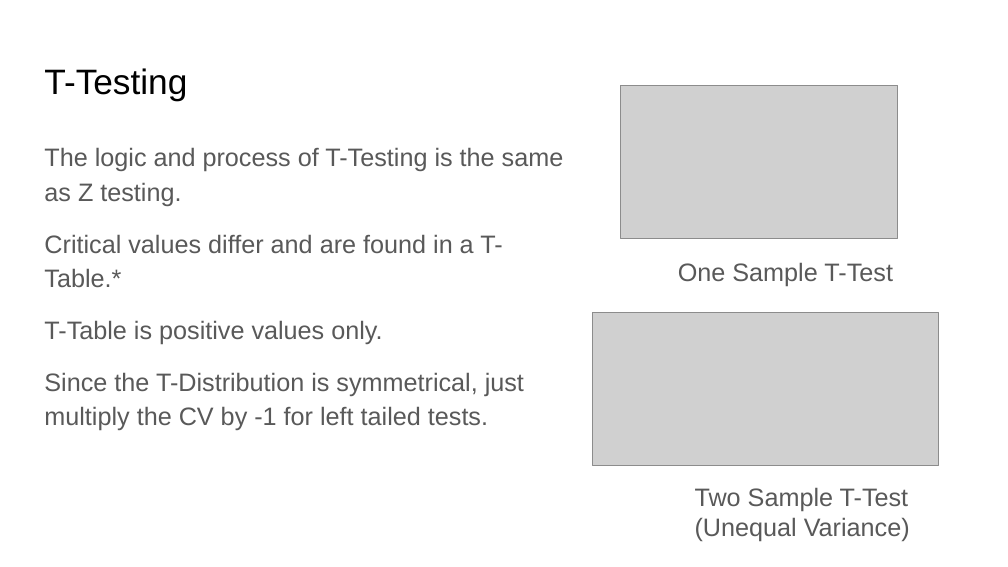
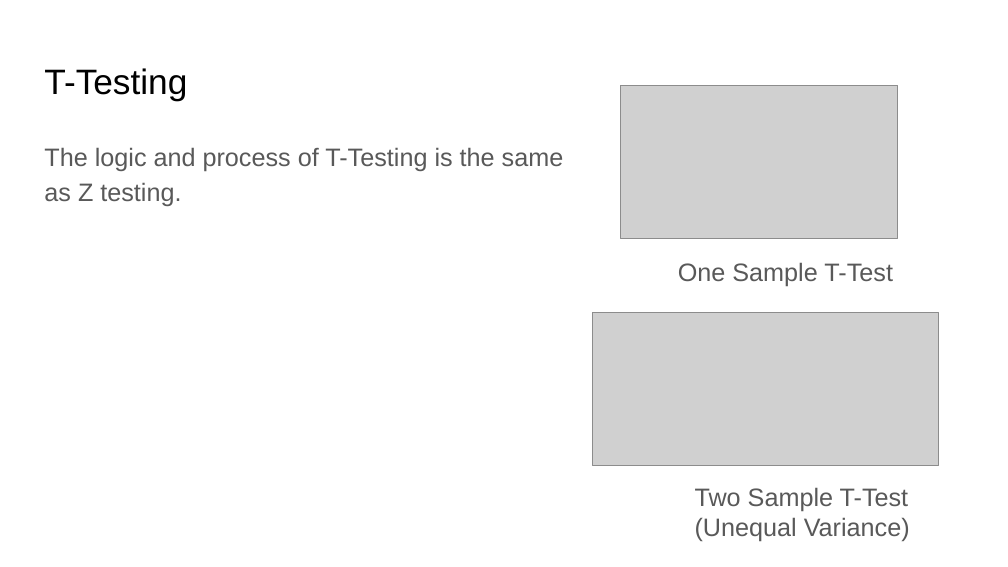
Before and after one commit to rjwrobel86/Python4Statistics, a slide deck: slide 41 of Stuff For Class/Slides/Hypothesis Testing.pptx. Drawn at 1008x567 pixels with LibreOffice and Linux fonts; fonts in the diff are those of the drawing; grey boxes stand for pictures. Boxes give left, top, right and bottom in pixels: in the first picture for what was removed or moved away, otherwise in the second. Text is boxed around its words. In the diff, an @@ line names an element or a change of style, - is before the commit and + after.

```diff
--- a/Stuff For Class/Slides/Hypothesis Testing.pptx
+++ b/Stuff For Class/Slides/Hypothesis Testing.pptx
@@ text at [44,234,524,430]: paragraphs removed @@
-Critical values differ and are found in a T-Table.*
-T-Table is positive values only.
-Since the T-Distribution is symmetrical, just multiply the CV by -1 for left tailed tests.
```
Also in this commit, not shown: 12 other slides changed, 8 slides added, 4 slides removed, 3 other files.
